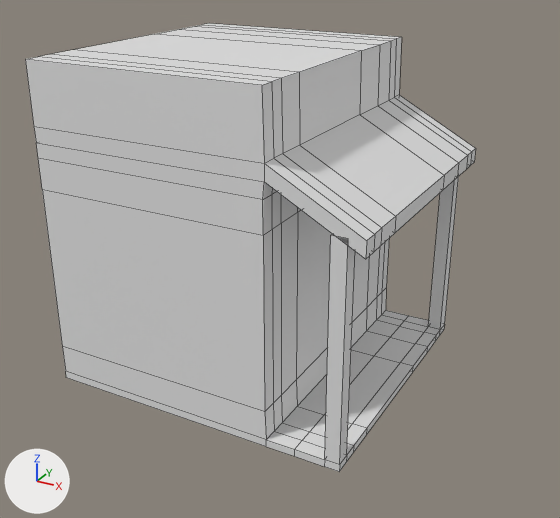
What one commit did to the Blender file Q2PMB/Assets/Dylan/ShopPlaceholder.blend.
The view is the same before and after, from a 50 mm lens placed at (10.29, -15.56, 8.58), pointed at (1.69, 0.09, 0.76). Lighting does not change. The marker at lower left points along +X, +Y and +Z. Mesh edges are drawn as thin lines.
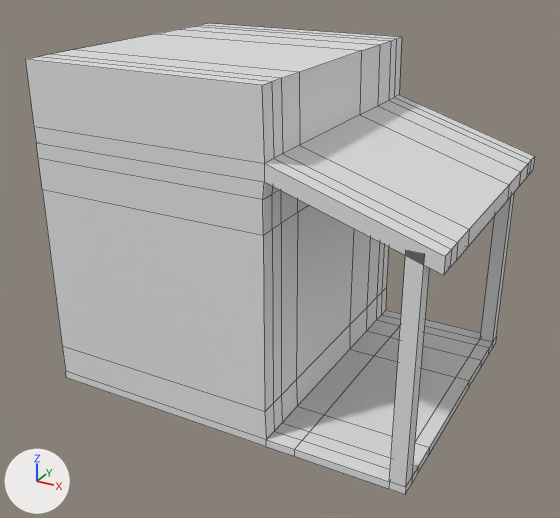
Pixel boxes [x1, y1, x2, y2] of what changed, in the pictures (560 x 518 px; the box of a moved part takes in the faces that stretch with it):
'Cube', reshaped (13% wider): before [25, 23, 476, 472]; after [25, 23, 535, 494]
part 1 of me_cube, moved or reshaped: before [264, 95, 476, 472]; after [264, 95, 535, 494]

Edits to the bpy script that builds the scene:
```text
Change me_cube:
    where me_cube.from_pydata(...)  # 224 vertices, 222 faces; spans x -1.0..1.74, y -1.0..1.42, z -0.81..1.91
    used by ob_cube; location = (0.0, 0.0, 0.0); scale = (3.0, 3.0, 3.0)
    me_cube part 1: all 62 vertices in x 1.5..1.74, y -1.0..1.42, z -0.81..1.02 are moved by (0.5, 0.0, 0.0)
```
